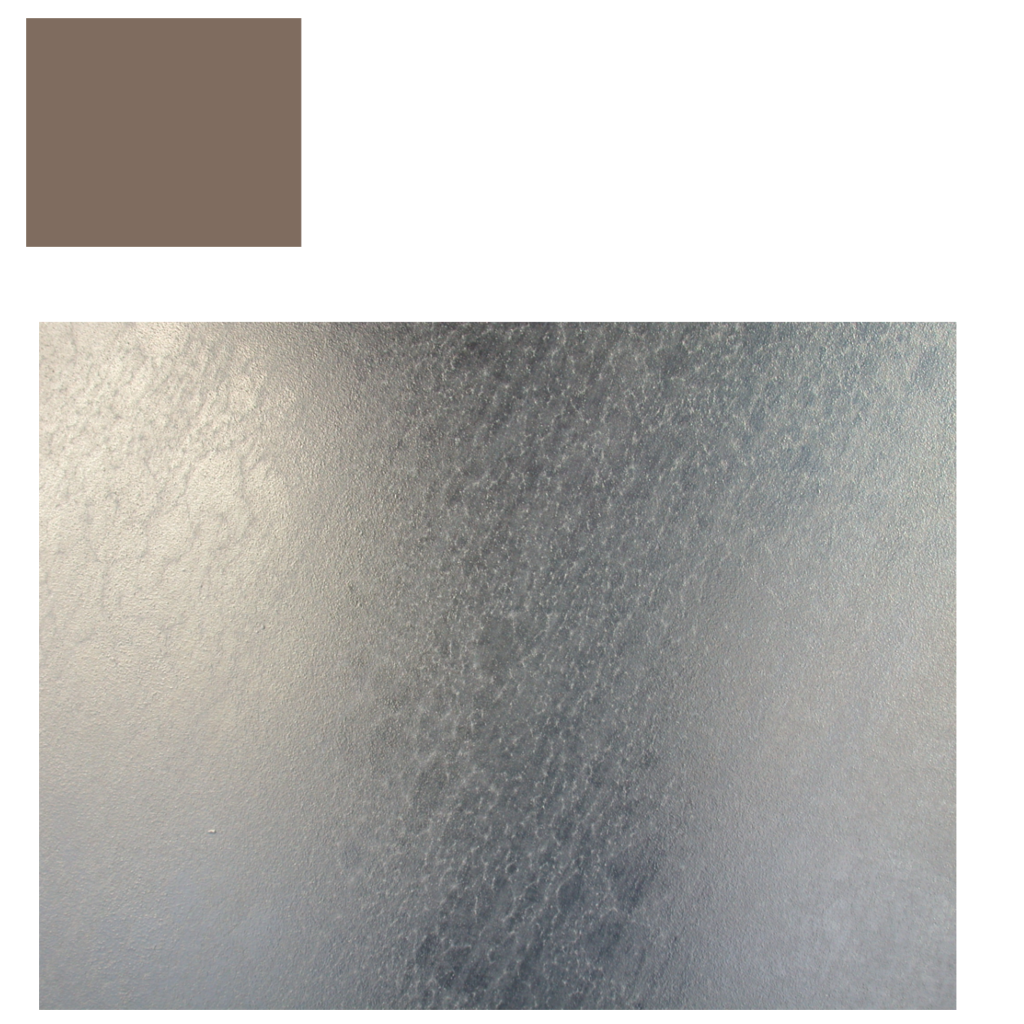
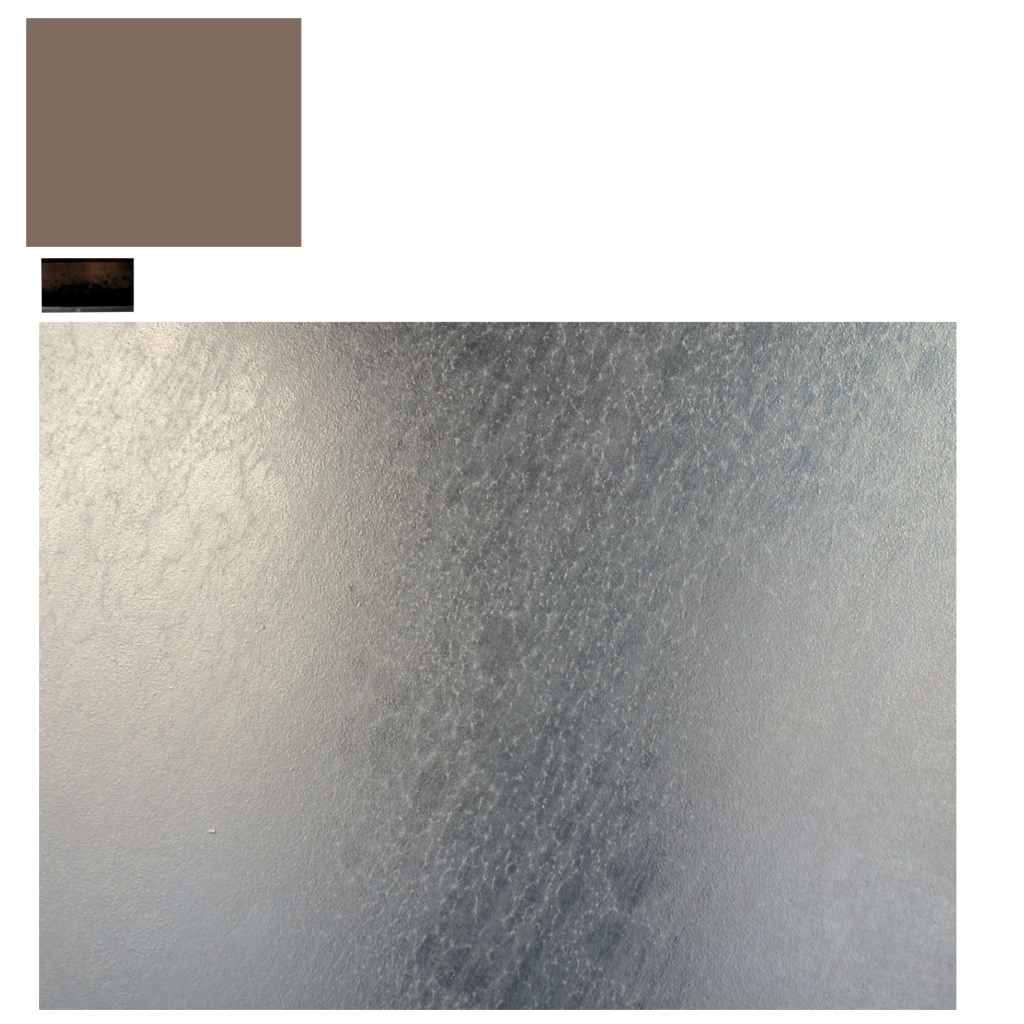
Layered file, before and after one edit (1024×1024). Changes by layer:
added layer "Pasted Layer #2" above "Pasted Layer #1" over [41, 258, 135, 313]
